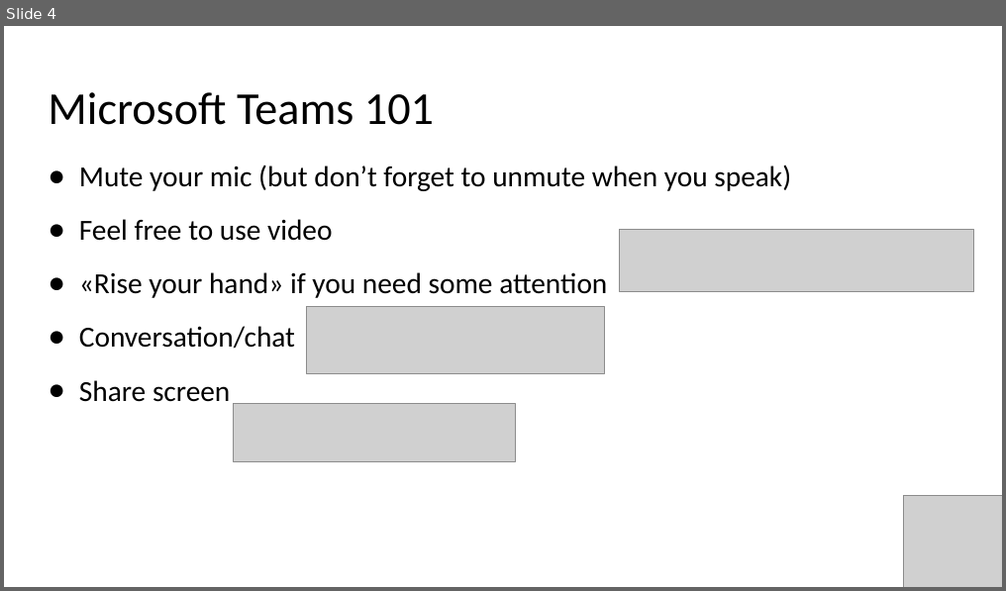
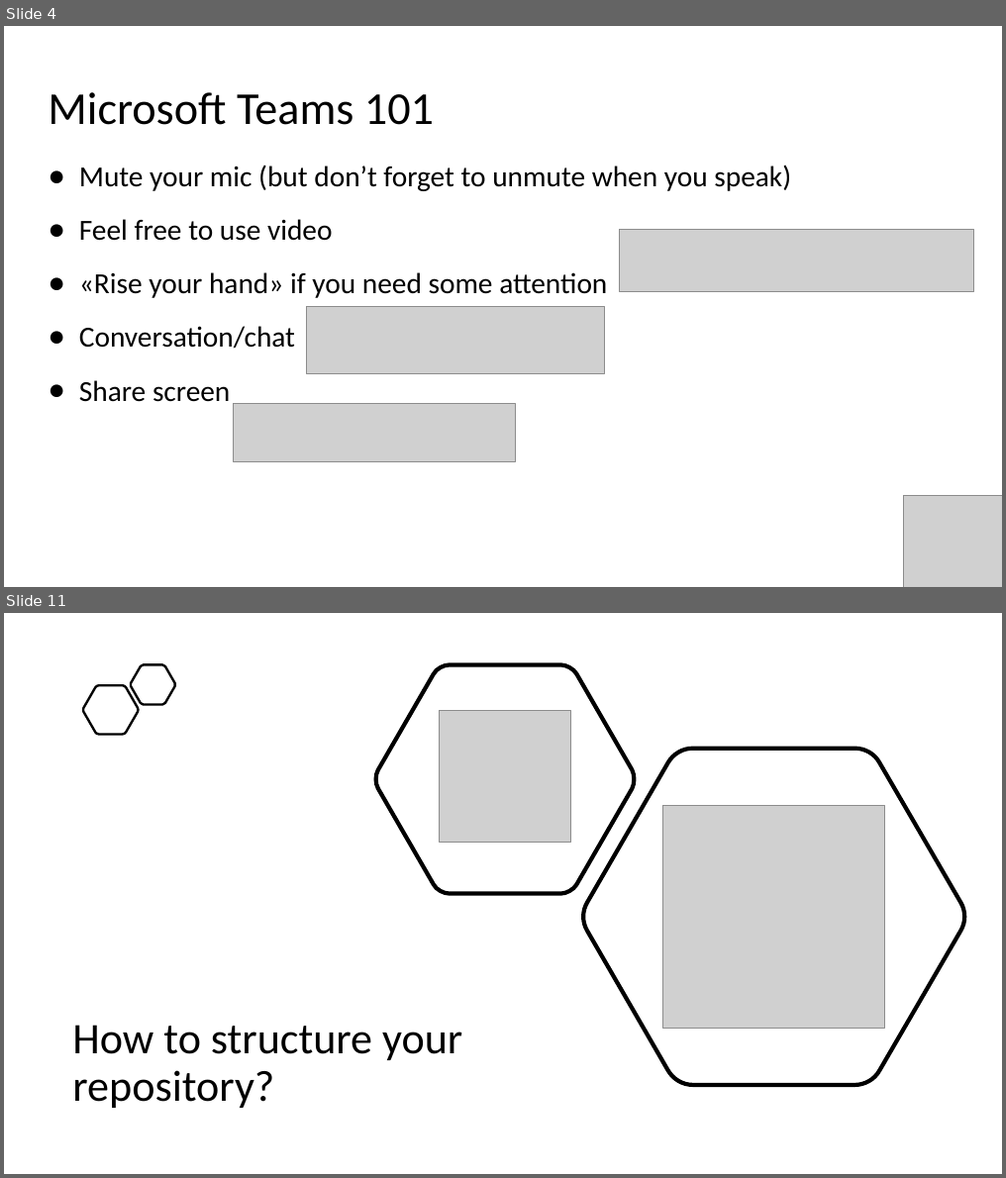
Before and after one commit to evgenyb/aks-workshops, a slide deck: 04-gitops-in-aks-with-flux/slides/GitOps in AKS with Flux.pptx. Shown one above the other, each under a label of ours: slide 4 before the commit, slides 4 and 11 after it; the slides between them are not shown. The pictures are 1006x591 and 1006x1178 pixels, drawn with LibreOffice and Linux fonts; fonts in the diff are those of the drawing; grey boxes stand for pictures. Boxes give left, top, right and bottom in pixels: in the first picture for what was removed or moved away, otherwise in the second. Text is boxed around its words. In the diff, an @@ line names an element or a change of style, - is before the commit and + after.

```diff
--- a/04-gitops-in-aks-with-flux/slides/GitOps in AKS with Flux.pptx
+++ b/04-gitops-in-aks-with-flux/slides/GitOps in AKS with Flux.pptx
@@ slide 11 added at (4, 613, 1002, 1174), background #FFFFFF @@
@@ freeform shape added at (131, 664, 175, 704), outline #000000 2.25 pt @@
@@ freeform shape added at (376, 664, 635, 894), outline #000000 4 pt @@
@@ freeform shape added at (83, 685, 139, 735), outline #000000 2.25 pt @@
@@ picture added at (440, 711, 570, 842) @@
@@ freeform shape added at (582, 749, 966, 1085), outline #000000 4 pt @@
@@ picture added at (662, 805, 885, 1028) @@
@@ text added at (72, 1025, 462, 1108), 42 pt, text #000000 @@
+How to structure your repository?
```
Also in this commit, not shown: 1 slide changed, 6 other slides added, 23 other files.
